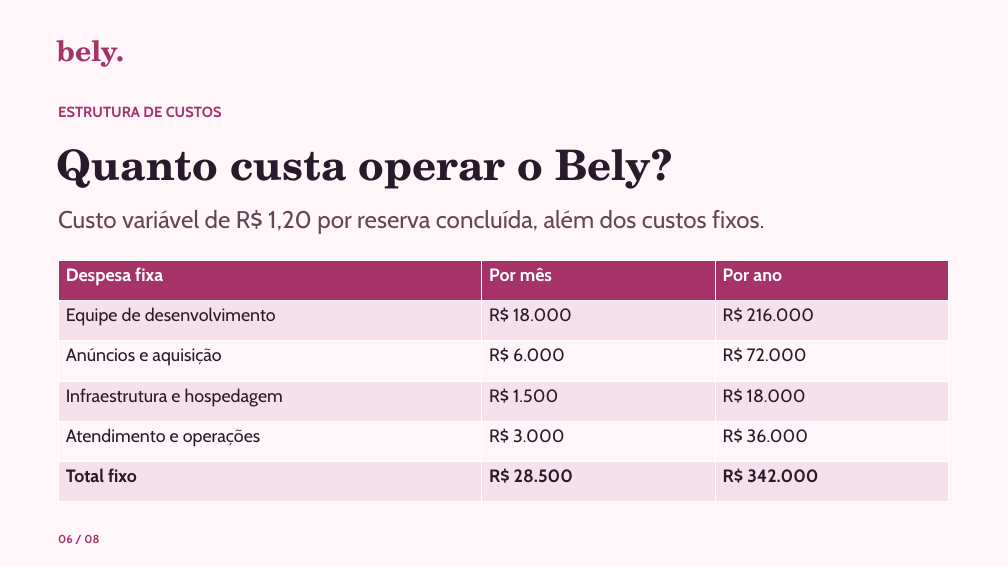
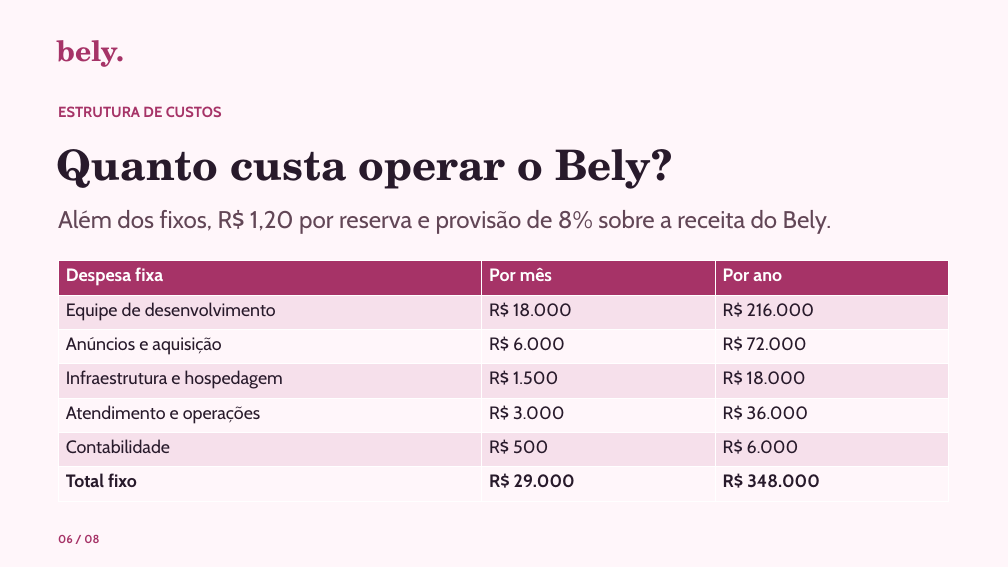
Before and after one commit to camilalordelo1/bely, a slide deck: slide 6 of bely-pitch.pptx. Drawn at 1008x567 pixels with LibreOffice and Linux fonts; fonts in the diff are those of the drawing. Boxes give left, top, right and bottom in pixels: in the first picture for what was removed or moved away, otherwise in the second. Text is boxed around its words. In the diff, an @@ line names an element or a change of style, - is before the commit and + after.

```diff
--- a/bely-pitch.pptx
+++ b/bely-pitch.pptx
@@ text at [58,210,832,234]: text changed @@
-Custo variável de R$ 1,20 por reserva concluída, além dos custos fixos.
+Além dos fixos, R$ 1,20 por reserva e provisão de 8% sobre a receita do Bely.
@@ table at [58,261,949,501] @@
-row 6: Total fixo | R$ 28.500 | R$ 342.000
+row 6: Contabilidade | R$ 500 | R$ 6.000
+row 7: Total fixo | R$ 29.000 | R$ 348.000
```
Also in this commit, not shown: 2 other slides changed, 4 other files.
